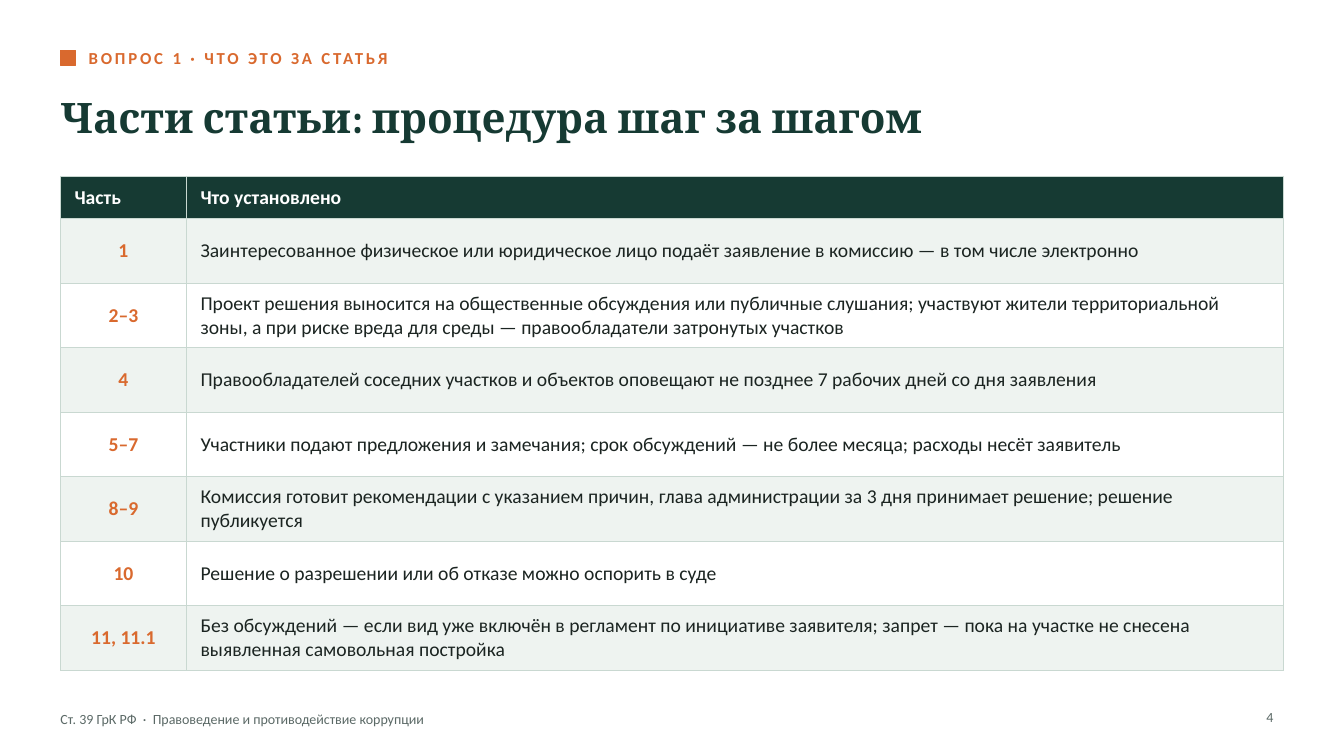
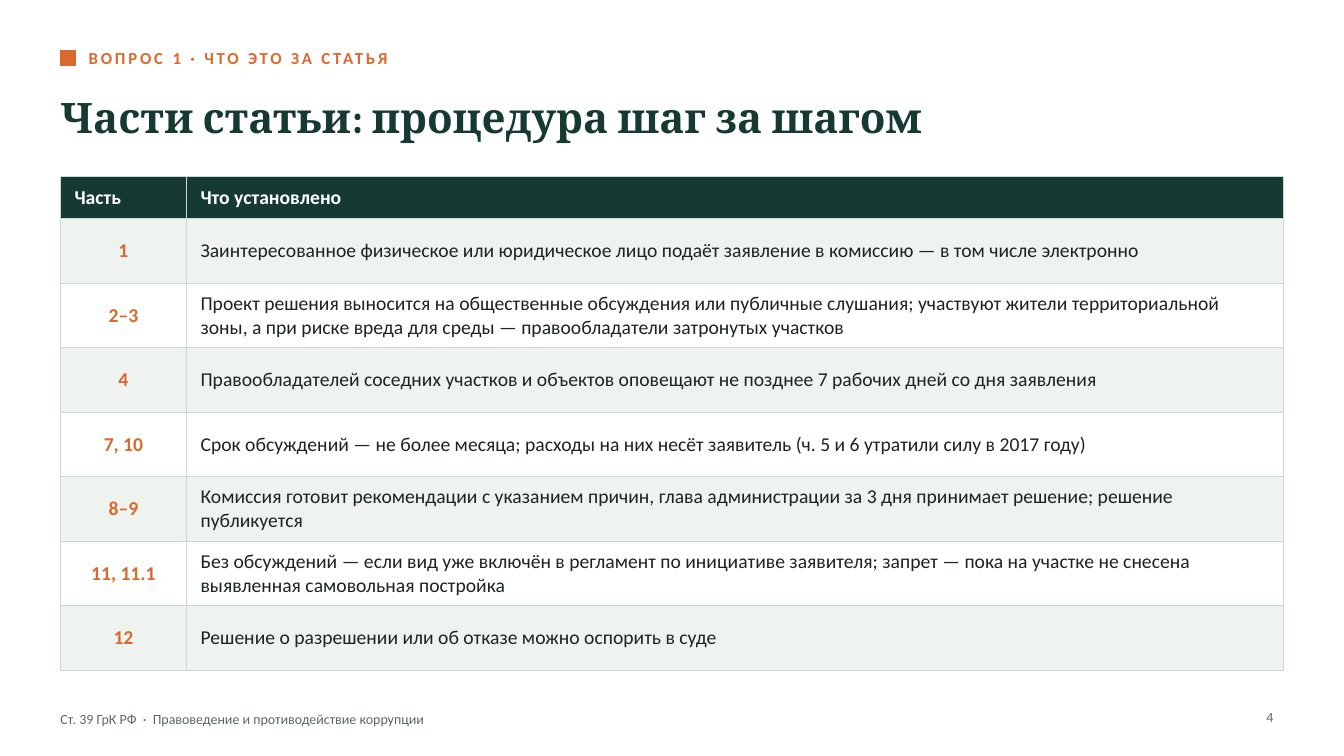
Before and after one commit to danok12/danok12, a slide deck: slide 4 of ucheba/pravovedenie-grk/Ст. 39 ГрК РФ — презентация.pptx. Drawn at 1344x756 pixels with LibreOffice and Linux fonts; fonts in the diff are those of the drawing. Boxes give left, top, right and bottom in pixels: in the first picture for what was removed or moved away, otherwise in the second. Text is boxed around its words. In the diff, an @@ line names an element or a change of style, - is before the commit and + after.

```diff
--- a/ucheba/pravovedenie-grk/Ст. 39 ГрК РФ — презентация.pptx
+++ b/ucheba/pravovedenie-grk/Ст. 39 ГрК РФ — презентация.pptx
@@ table at bbox=[60, 176, 1284, 652] @@
-row 5, column 1: 5–7
+row 5, column 1: 7, 10
-row 5, column 2: Участники подают предложения и замечания; срок обсуждений — не более месяца; расходы несёт заявитель
+row 5, column 2: Срок обсуждений — не более месяца; расходы на них несёт заявитель (ч. 5 и 6 утратили силу в 2017 году)
-row 7: 10 | Решение о разрешении или об отказе можно оспорить в суде
+row 8: 12 | Решение о разрешении или об отказе можно оспорить в суде
```
Also in this commit, not shown: 4 other slides changed, 5 other files.
